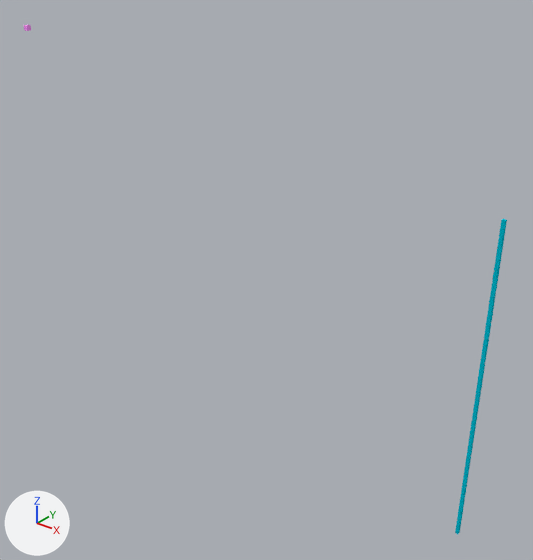
Before and after pictures for a commit that changed the Blender file obj/level2_Maze/level2_Maze.blend.
The view is the same before and after, from a camera (50 mm lens) standing at (13.68, -9.31, 17.45) and looking at (3.23, 3.76, 9.35). The lights are fixed; the arrows at lower left show +X, +Y and +Z.

Objects in the first picture: 'Light.0.000', 'Wall.002.ExitIndicator.001'.
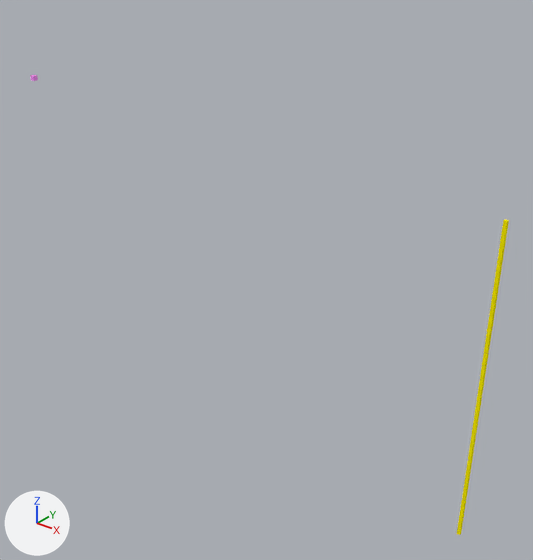
Boxes (x1, y1, x2, y2) around the edits, measured in the pictures (533 x 560 px):
'Wall.002.ExitIndicator.001', recoloured, moved (cyan to yellow)
    before: (455, 219, 507, 534)
    after: (457, 219, 509, 535)
'Light.0.000', moved
    before: (24, 25, 31, 31)
    after: (30, 75, 38, 81)

The change in detail:
Material 'Exit Indicator' (mat_exit_indicator) changes colour from cyan #00bcd4 to yellow #fff000; in linear values from (0.0, 0.503, 0.658) to (1.0, 0.871, 0.0).
Object 'Light.0.000' (ob_light_0_000) moves from (0.0, 0.0, 15.5) to (0.0, 0.0, 14.5).
Object 'Wall.002.ExitIndicator.001' (ob_wall_002_exitindicator_001) moves from (7.7, 7.2, 1.0) to (7.75, 7.2, 1.0).
